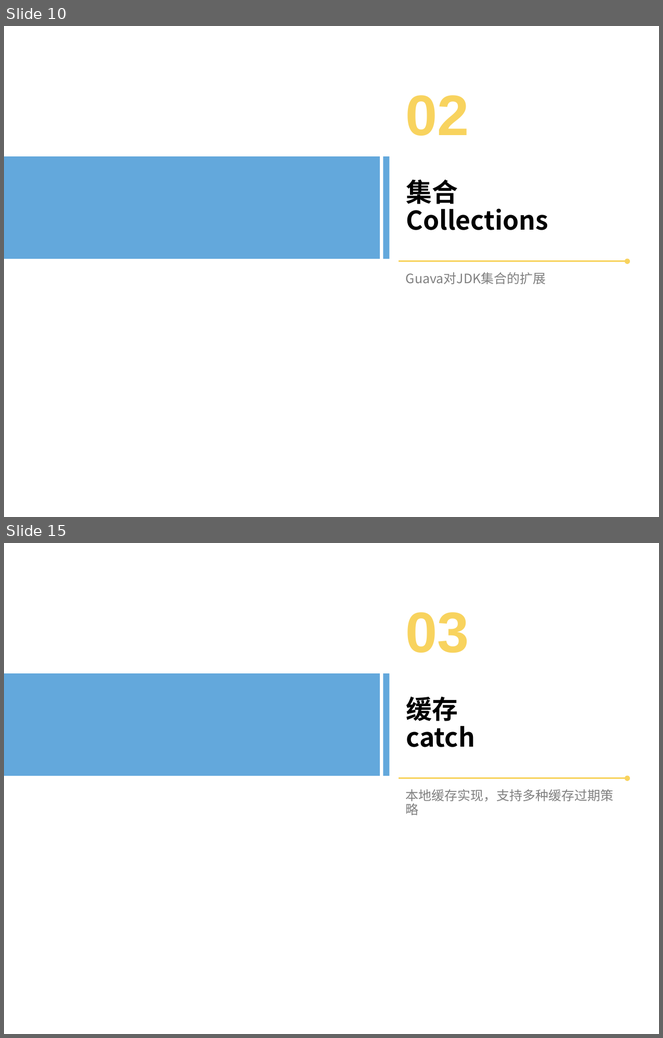
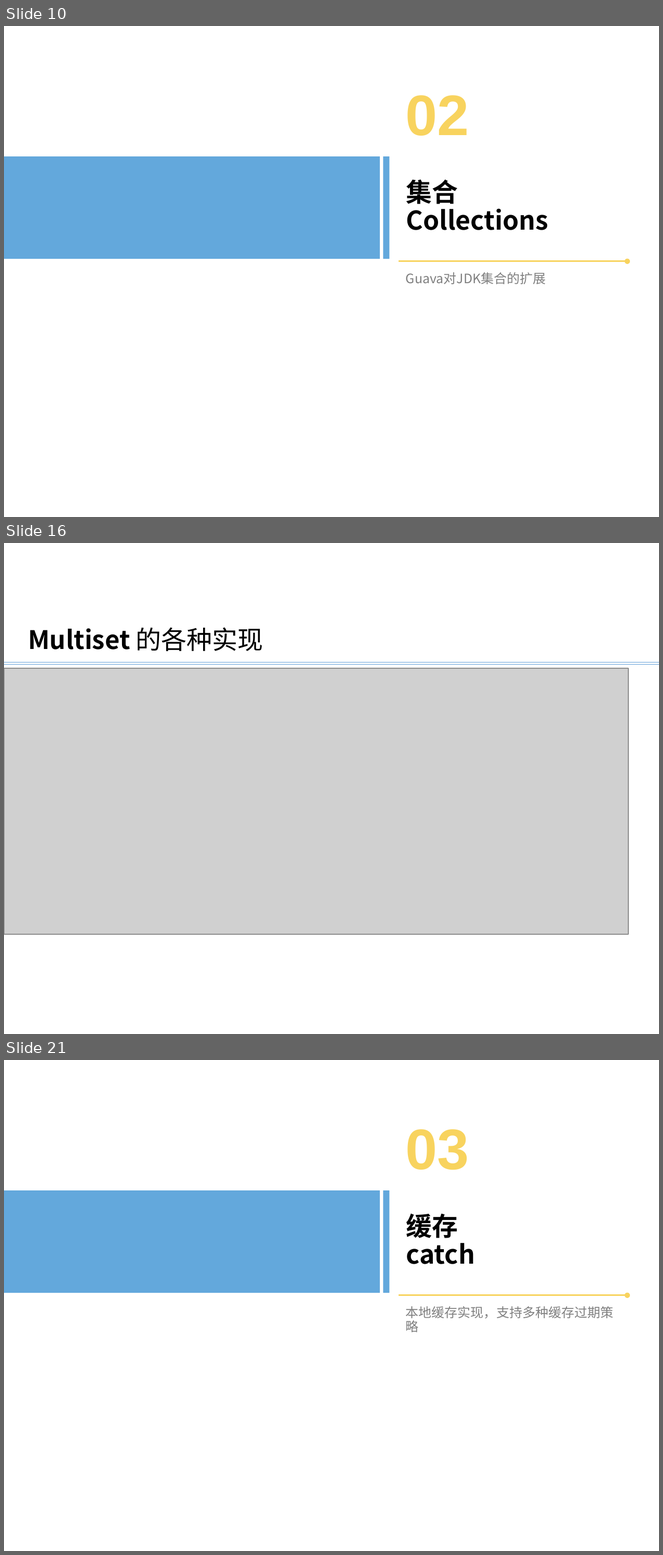
Before and after one commit to bxguo/guava, a slide deck: Guava介绍.pptx. Shown one above the other, each under a label of ours: slides 10 and 15 before the commit, slides 10, 16 and 21 after it; the slides between them are not shown. The pictures are 663x1038 and 663x1555 pixels, drawn with LibreOffice and Linux fonts; fonts in the diff are those of the drawing; grey boxes stand for pictures; background and template pictures are left out. Boxes give left, top, right and bottom in pixels: in the first picture for what was removed or moved away, otherwise in the second. Text is boxed around its words. In the diff, an @@ line names an element or a change of style, - is before the commit and + after.

```diff
--- a/Guava介绍.pptx
+++ b/Guava介绍.pptx
@@ slide 16 added at box(4, 543, 659, 1034), background #FFFFFF @@
@@ text added at box(28, 627, 263, 651), 28 pt, text #000000, bold @@
+Multiset 的各种实现
@@ line added from (4, 662) to (659, 662), #5B9BD5 0.5 pt @@
@@ line added from (4, 664) to (659, 664), #5B9BD5 0.5 pt @@
@@ picture added at box(4, 668, 629, 934) @@
@@ what was slide 15 is now slide 21 @@
```
Also in this commit, not shown: 1 slide changed, 17 other slides added, 3 slides removed.
